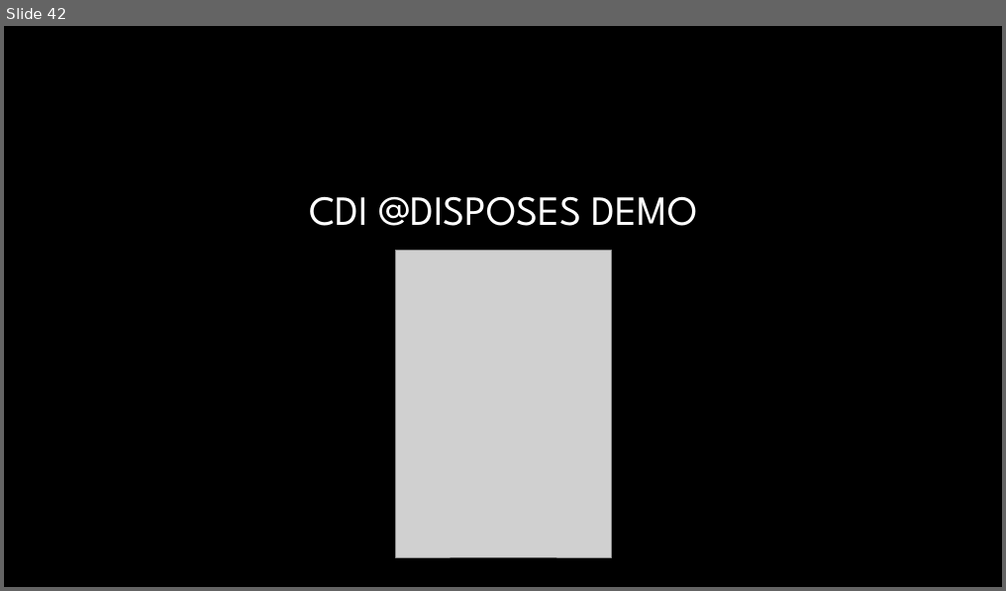
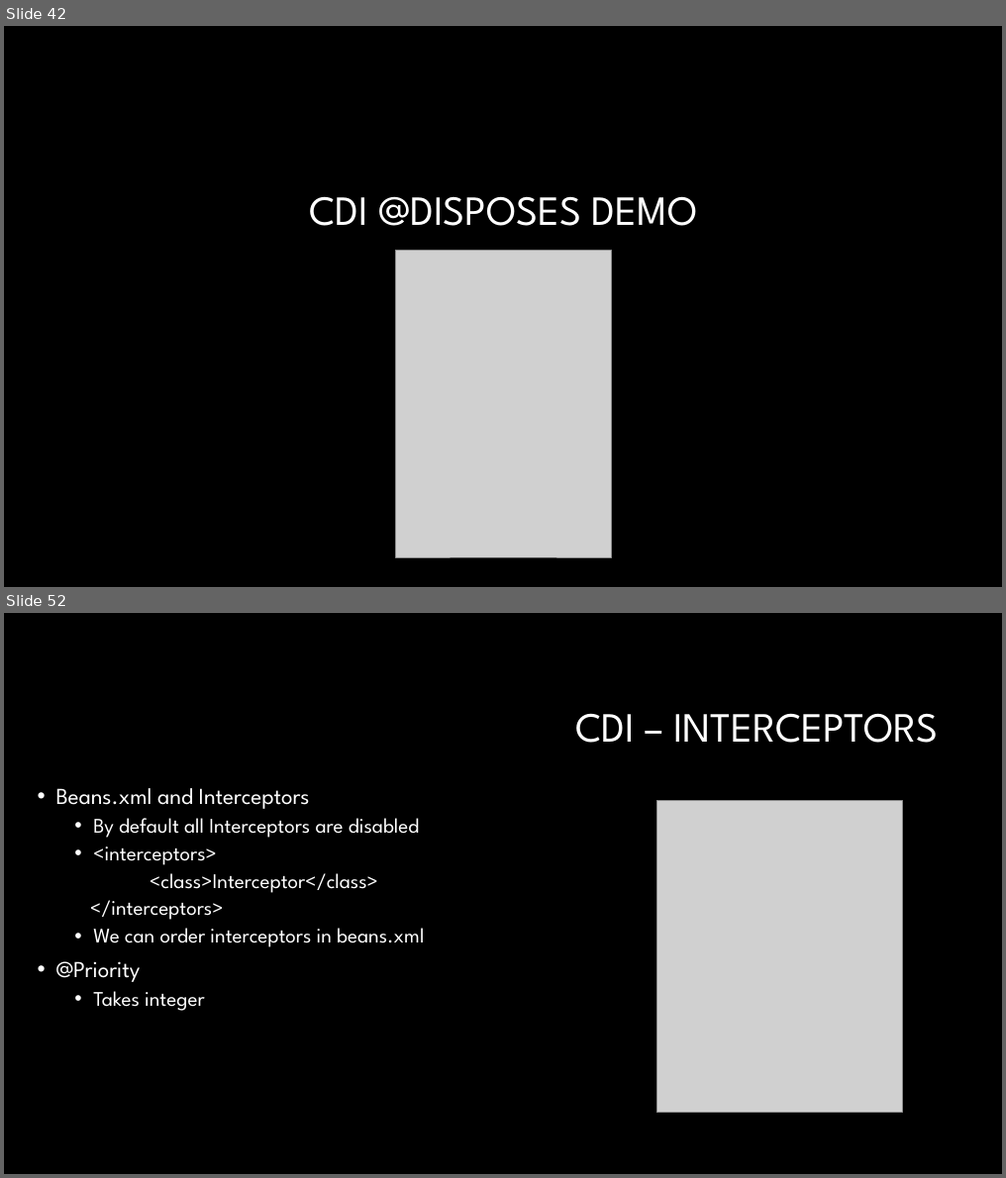
Before and after one commit to Crypto93/CDI_overview, a slide deck: CDI_overview_presentation.pptx. Shown one above the other, each under a label of ours: slide 42 before the commit, slides 42 and 52 after it; the slides between them are not shown. The pictures are 1006x591 and 1006x1178 pixels, drawn with LibreOffice and Linux fonts; fonts in the diff are those of the drawing; grey boxes stand for pictures; background and template pictures are left out. Boxes give left, top, right and bottom in pixels: in the first picture for what was removed or moved away, otherwise in the second. Text is boxed around its words. In the diff, an @@ line names an element or a change of style, - is before the commit and + after.

```diff
--- a/CDI_overview_presentation.pptx
+++ b/CDI_overview_presentation.pptx
@@ slide 52 added at [4, 613, 1002, 1174], background #000000 @@
@@ title added at [575, 713, 939, 743], 40 pt, text #FFFFFF @@
+CDI – INTERCEPTORS
@@ text added at [56, 788, 424, 1011], 20 pt, text #FFFFFF @@
+• Beans.xml and Interceptors
+  • By default all Interceptors are disabled
+  • <interceptors>
+  <class>Interceptor</class>
+  </interceptors>
+  • We can order interceptors in beans.xml
+• @Priority
+  • Takes integer
@@ picture added at [656, 801, 902, 1113] @@
```
Also in this commit, not shown: 16 other slides added.
